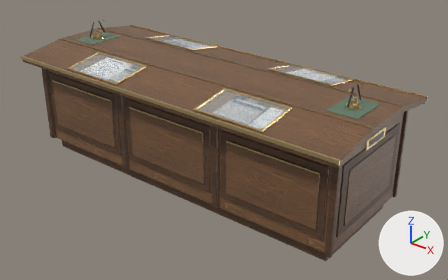
Before and after pictures for a commit that changed the glTF model public/assets/models/r2/cs_form_desk.glb.
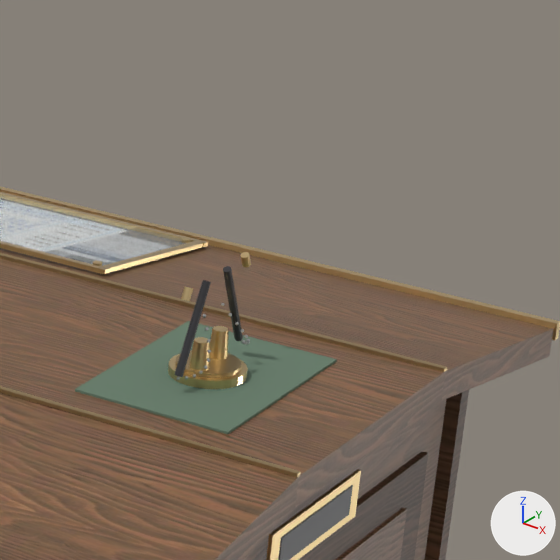
The first picture shows the older version from a 50 mm camera at (3.33, -3.92, 2.84) aimed at (0.18, 0.01, 0.41). The close-ups show the older and then the newer version on the part from 69% to 95% of the width and 10% to 52% of the height of that picture. Only the edits that show in the close-ups are written down. Arrows for +X, +Y and +Z are at lower right; the lights stay in place.

Script lines for the objects in view, before the commit:
```python
mat_fd_felt = principled_material('fd_felt')
mat_fd_felt.base_color = (0.13, 0.2, 0.14)  # greyish green #657c69
mat_fd_felt.roughness = 0.9
me_cube = bpy.data.meshes.new('Cube')
me_cube.from_pydata(...)  # 2288 vertices, 3988 faces; spans x -1.71..1.71, y -0.71..0.71, z -0.05..1.18
me_cube.materials.append(mat_fd_walnutdark)
me_cube.materials.append(mat_fd_brassdim)  # beige #bca479
me_cube.materials.append(mat_fd_walnut)
me_cube.materials.append(mat_fd_brass)  # beige #e7cb95
me_cube.materials.append(mat_fd_formb)  # picture img_form_b
me_cube.materials.append(mat_fd_forma)  # picture img_form_a
me_cube.materials.append(mat_fd_glass)  # white #e1e7e5
me_cube.materials.append(mat_fd_felt)  # greyish green #657c69
me_cube.materials.append(mat_fd_ink)  # dark grey #303035
me_cube.materials.append(mat_fd_steel)  # light grey #c4c4c5
ob_cs_form_desk = bpy.data.objects.new('cs_form_desk', me_cube)
ob_cs_form_desk.location = (0.0, 0.0, 0.05)
```
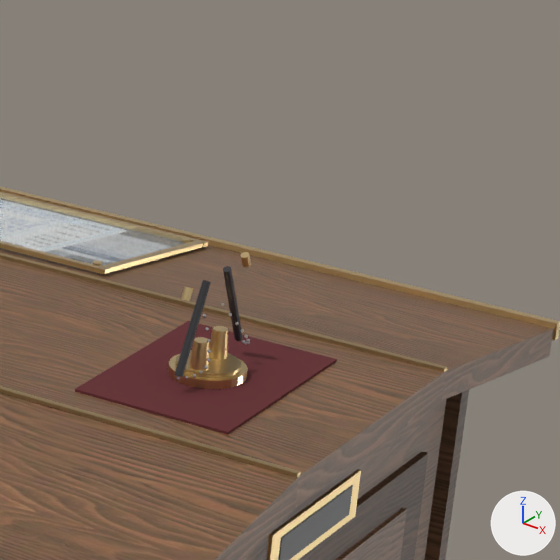
Boxes (x1, y1, x2, y2) around the edits, measured in the close-ups (560 x 560 px):
'cs_form_desk', recoloured
    both: (72, 257, 339, 437)

The change, as a diff of the scene's bpy script:
```diff
--- a/public/assets/models/r2/cs_form_desk.glb.py
+++ b/public/assets/models/r2/cs_form_desk.glb.py
@@ mat_fd_felt @@
 mat_fd_felt = principled_material('fd_felt')
-mat_fd_felt.base_color = (0.13, 0.2, 0.14)  # greyish green #657c69
+mat_fd_felt.base_color = (0.12, 0.018, 0.022)  # dark red #612429
 mat_fd_felt.roughness = 0.9
```
